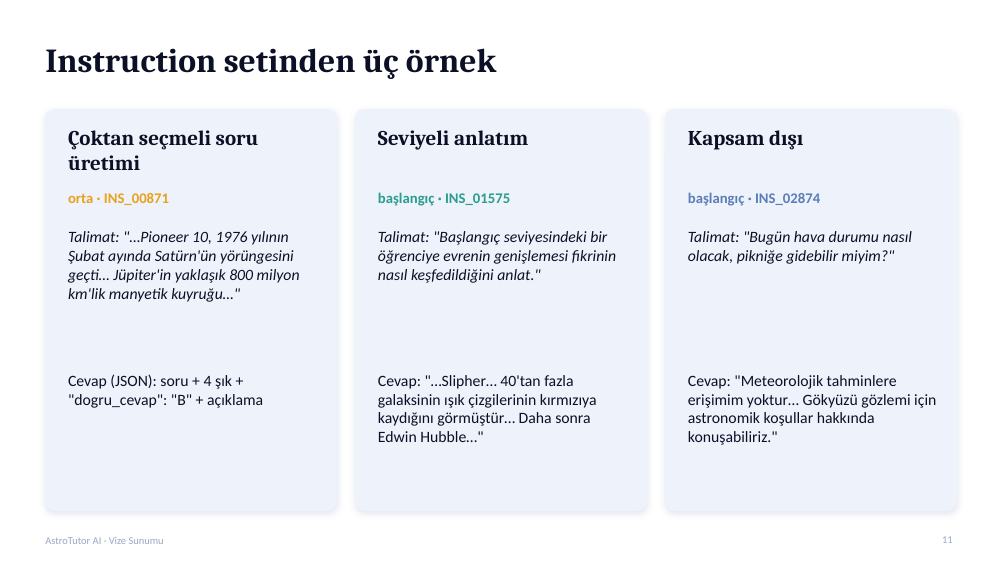
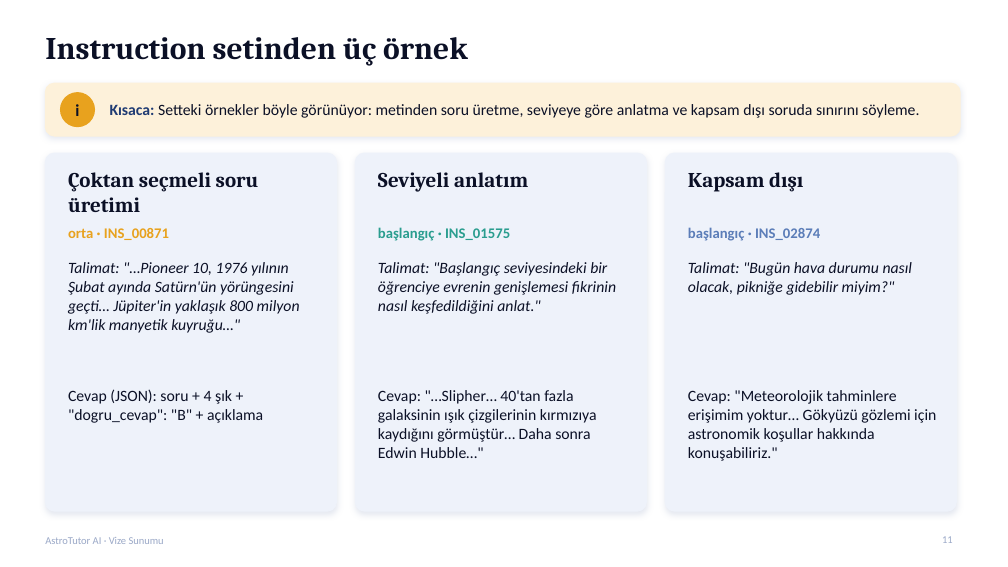
Before and after one commit to gedag/AstroTutor-AI, a slide deck: slide 11 of reports/AstroTutor_AI_Vize_Sunumu.pptx. Drawn at 1008x567 pixels with LibreOffice and Linux fonts; fonts in the diff are those of the drawing. Boxes give left, top, right and bottom in pixels: in the first picture for what was removed or moved away, otherwise in the second. Text is boxed around its words. In the diff, an @@ line names an element or a change of style, - is before the commit and + after.

Commit message:
Sunum: her slayta 'Kısaca' bandı ve Instruction v1.1 slaytı eklendi (17 slayt), taslak güncellendi

```diff
--- a/reports/AstroTutor_AI_Vize_Sunumu.pptx
+++ b/reports/AstroTutor_AI_Vize_Sunumu.pptx
@@ title "Instruction setinden üç örnek" moved from (x1=45, y1=48, x2=496, y2=79) to (x1=45, y1=37, x2=468, y2=66) @@
@@ title "Instruction setinden üç örnek" at (x1=45, y1=37, x2=468, y2=66): size 32 to 30 pt @@
@@ rounded rectangle added at (x1=45, y1=83, x2=960, y2=136), fill #FDF1DA, outline #FDF1DA 1 pt @@
@@ ellipse added at (x1=60, y1=93, x2=95, y2=127), fill #E8A21E, outline #E8A21E 1 pt @@
@@ text added at (x1=75, y1=104, x2=79, y2=116), 16 pt, text #0B1026, bold @@
+i
@@ text added at (x1=110, y1=104, x2=919, y2=118), 15 pt, text #0B1026 @@
+Kısaca: Setteki örnekler böyle görünüyor: metinden soru üretme, seviyeye göre anlatma ve kapsam dışı soruda sınırını söyleme.
@@ rounded rectangle resized from (x1=45, y1=110, x2=337, y2=510) to (x1=45, y1=153, x2=337, y2=511) @@
@@ text "Çoktan seçmeli soru üretimi" moved from (x1=68, y1=130, x2=259, y2=170) to (x1=68, y1=172, x2=259, y2=212) @@
@@ rounded rectangle resized from (x1=355, y1=110, x2=647, y2=510) to (x1=355, y1=153, x2=647, y2=511) @@
@@ text "Seviyeli anlatım" moved from (x1=378, y1=130, x2=528, y2=150) to (x1=378, y1=172, x2=528, y2=192) @@
@@ rounded rectangle resized from (x1=665, y1=110, x2=957, y2=510) to (x1=665, y1=153, x2=957, y2=511) @@
@@ text "Kapsam dışı" moved from (x1=688, y1=130, x2=803, y2=150) to (x1=688, y1=172, x2=803, y2=192) @@
@@ 3 texts moved together from (x1=68, y1=192, x2=820, y2=206) to (x1=68, y1=227, x2=820, y2=241) @@
@@ text "Talimat: "…Pioneer 10, 1976 yılının ..." moved from (x1=68, y1=231, x2=300, y2=302) to (x1=68, y1=262, x2=300, y2=333) @@
@@ text "Talimat: "Başlangıç seviyesindeki bir öğrenciye ..." moved from (x1=378, y1=231, x2=616, y2=283) to (x1=378, y1=262, x2=616, y2=314) @@
@@ text "Talimat: "Bugün hava durumu nasıl ..." moved from (x1=688, y1=231, x2=913, y2=264) to (x1=688, y1=262, x2=913, y2=295) @@
@@ text "Cevap (JSON): soru + 4 ..." moved from (x1=68, y1=374, x2=263, y2=408) to (x1=68, y1=389, x2=263, y2=423) @@
@@ text "Cevap: "…Slipher… 40'tan fazla galaksinin ..." moved from (x1=378, y1=375, x2=597, y2=442) to (x1=378, y1=390, x2=597, y2=458) @@
@@ text "Cevap: "Meteorolojik tahminlere erişimim yoktur… ..." moved from (x1=688, y1=375, x2=936, y2=445) to (x1=688, y1=390, x2=936, y2=461) @@
```
Also in this commit, not shown: 14 other slides changed, 1 slide added, 2 other files.
